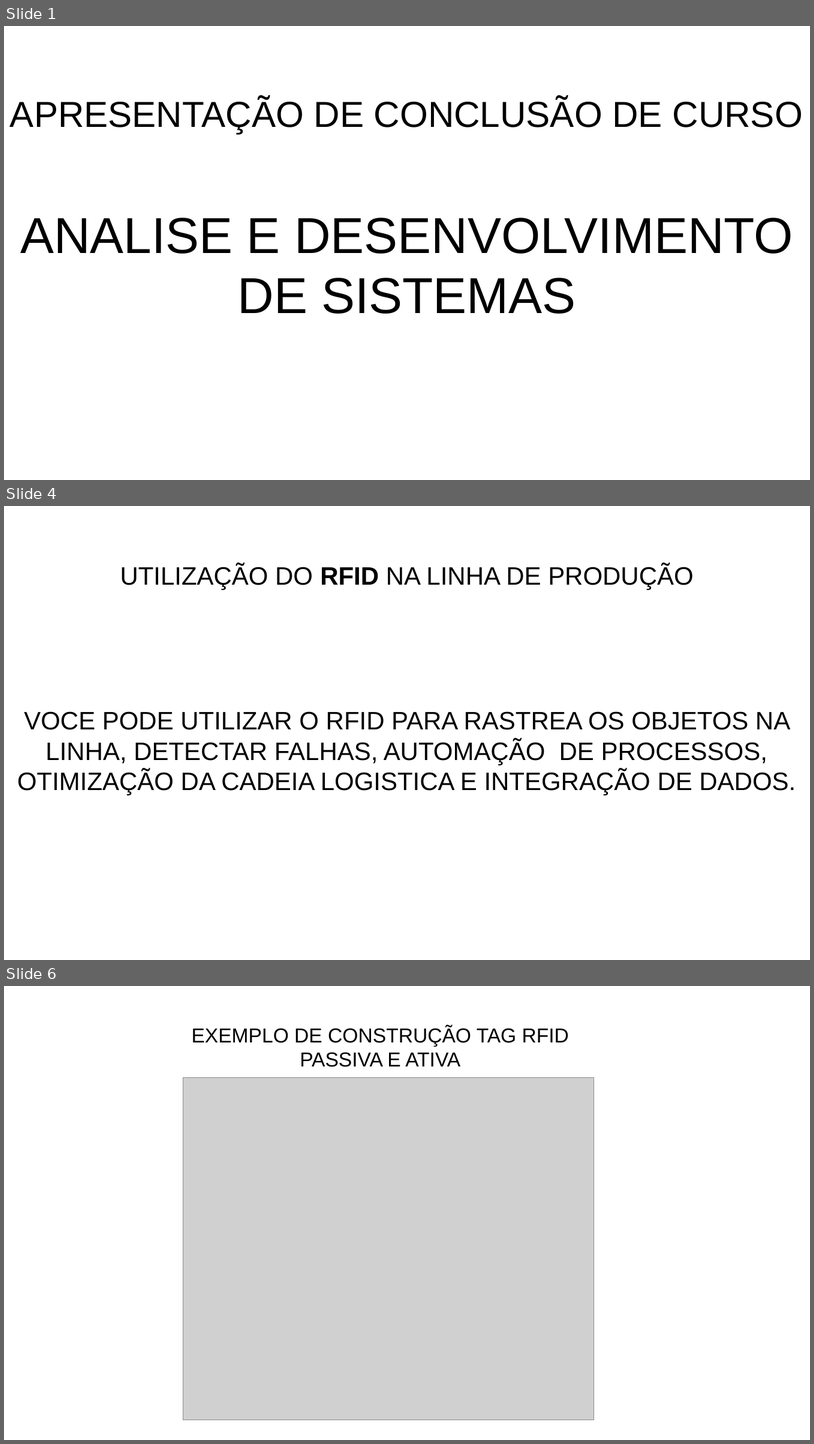
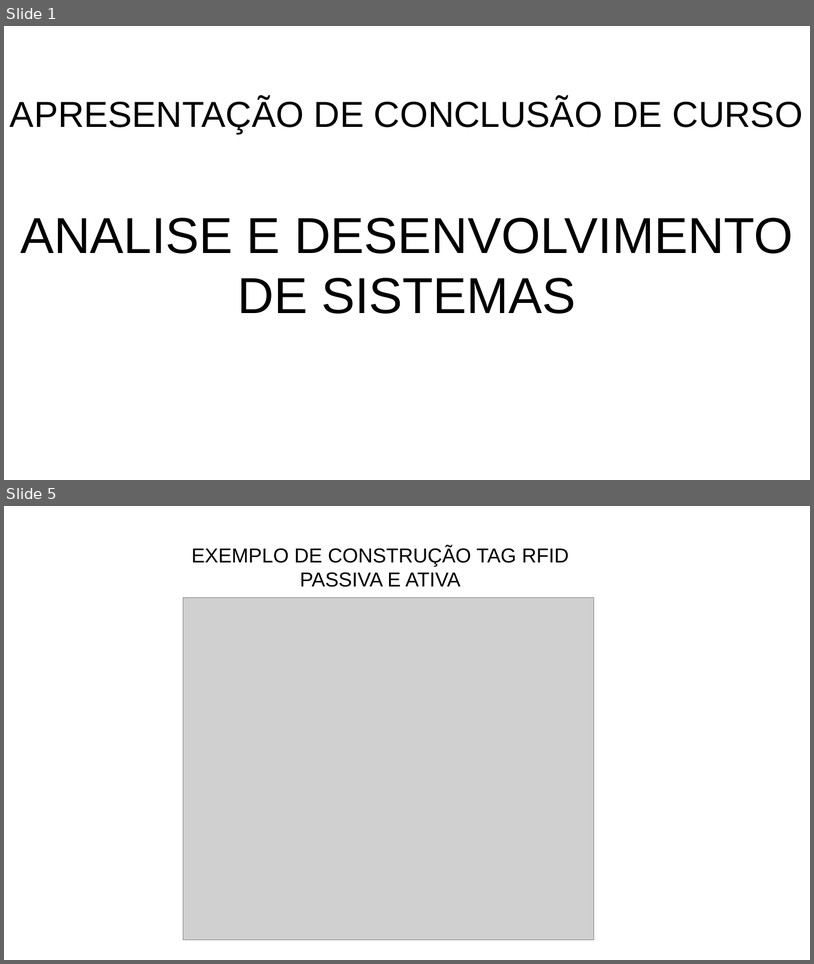
Before and after one commit to schotka/Prointer-V, a slide deck: 01-12-2020/Apresentação-faculdade - felipe schotka.pptx. Shown one above the other, each under a label of ours: slides 1, 4 and 6 before the commit, slides 1 and 5 after it; the slides between them are not shown. The pictures are 814x1444 and 814x964 pixels, drawn with LibreOffice and Linux fonts; fonts in the diff are those of the drawing; grey boxes stand for pictures; background and template pictures are left out. Boxes give left, top, right and bottom in pixels: in the first picture for what was removed or moved away, otherwise in the second. Text is boxed around its words. In the diff, an @@ line names an element or a change of style, - is before the commit and + after.

```diff
--- a/01-12-2020/Apresentação-faculdade - felipe schotka.pptx
+++ b/01-12-2020/Apresentação-faculdade - felipe schotka.pptx
@@ slide 4 removed at (4, 506, 810, 960), background picture (left out) @@
@@ text removed at (120, 565, 693, 590) @@
-UTILIZAÇÃO DO RFID NA LINHA DE PRODUÇÃO
@@ text removed at (17, 711, 796, 795) @@
-VOCE PODE UTILIZAR O RFID PARA RASTREA OS OBJETOS NA LINHA, DETECTAR FALHAS, AUTOMAÇÃO DE PROCESSOS, OTIMIZAÇÃO DA CADEIA LOGISTICA E INTEGRAÇÃO DE DADOS.
@@ what was slide 6 is now slide 5 @@
```
Also in this commit, not shown: 6 slides changed, 3 slides added, 3 other slides removed, 3 other files.
